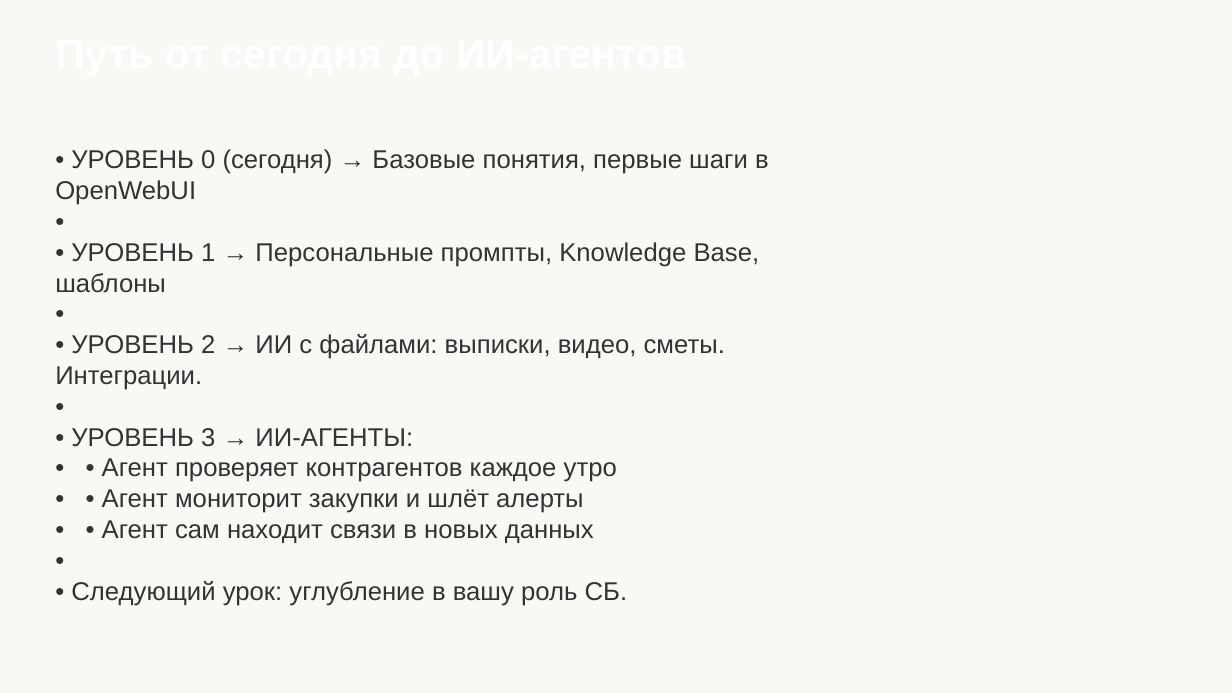
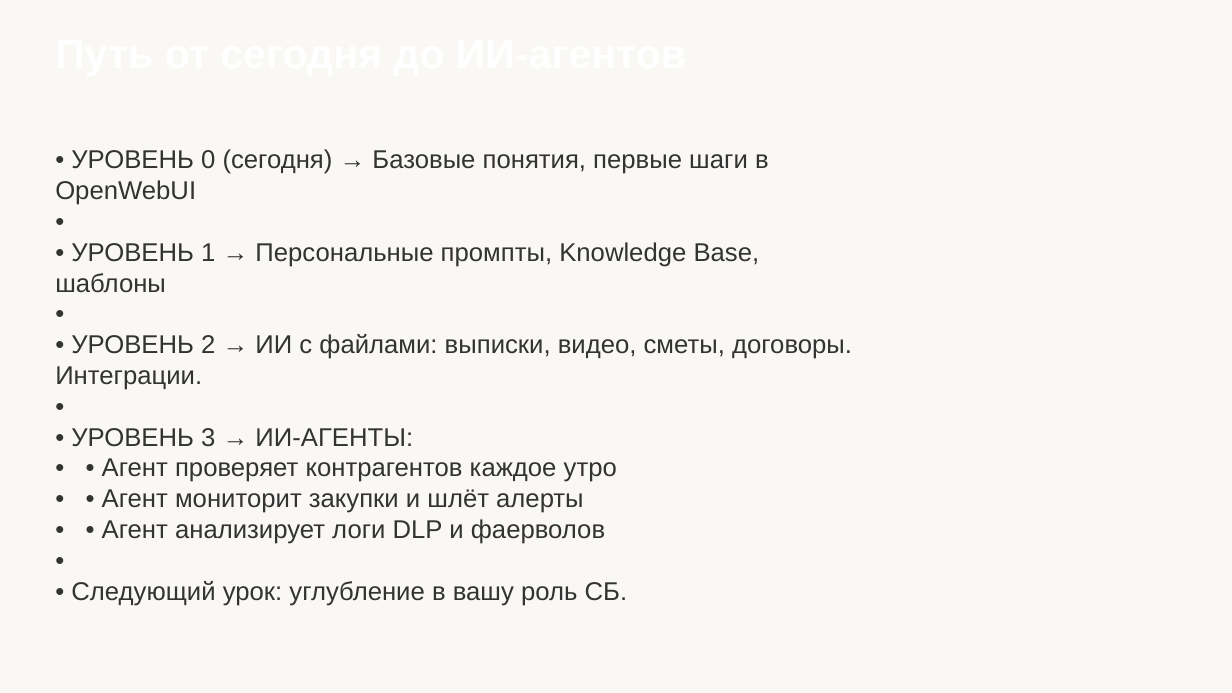
Before and after one commit to kimicito/delo-tech-skill, a slide deck: slide 16 of projects/ai-training-course/03-security/lesson-1-security.pptx. Drawn at 1232x693 pixels with LibreOffice and Linux fonts; fonts in the diff are those of the drawing. Boxes give left, top, right and bottom in pixels: in the first picture for what was removed or moved away, otherwise in the second. Text is boxed around its words. In the diff, an @@ line names an element or a change of style, - is before the commit and + after.

```diff
--- a/projects/ai-training-course/03-security/lesson-1-security.pptx
+++ b/projects/ai-training-course/03-security/lesson-1-security.pptx
@@ text at [55,149,852,606]: text changed @@
-• УРОВЕНЬ 0 (сегодня) → Базовые понятия, первые шаги в OpenWebUI
-•
-• УРОВЕНЬ 1 → Персональные промпты, Knowledge Base, шаблоны
-•
-• УРОВЕНЬ 2 → ИИ с файлами: выписки, видео, сметы. Интеграции.
-•
-• УРОВЕНЬ 3 → ИИ-АГЕНТЫ:
-• • Агент проверяет контрагентов каждое утро
-• • Агент мониторит закупки и шлёт алерты
-• • Агент сам находит связи в новых данных
-•
-• Следующий урок: углубление в вашу роль СБ.
+• УРОВЕНЬ 0 (сегодня) → Базовые понятия, первые шаги в OpenWebUI
+•
+• УРОВЕНЬ 1 → Персональные промпты, Knowledge Base, шаблоны
+•
+• УРОВЕНЬ 2 → ИИ с файлами: выписки, видео, сметы, договоры. Интеграции.
+•
+• УРОВЕНЬ 3 → ИИ-АГЕНТЫ:
+• • Агент проверяет контрагентов каждое утро
+• • Агент мониторит закупки и шлёт алерты
+• • Агент анализирует логи DLP и фаерволов
+•
+• Следующий урок: углубление в вашу роль СБ.
```
Also in this commit, not shown: 9 other slides changed, 2 other files.
